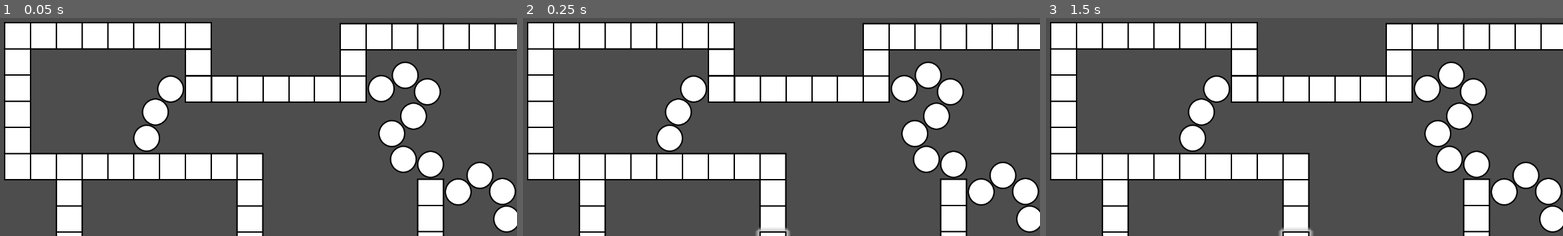
Above: before the commit, frames 1-3 (left to right).
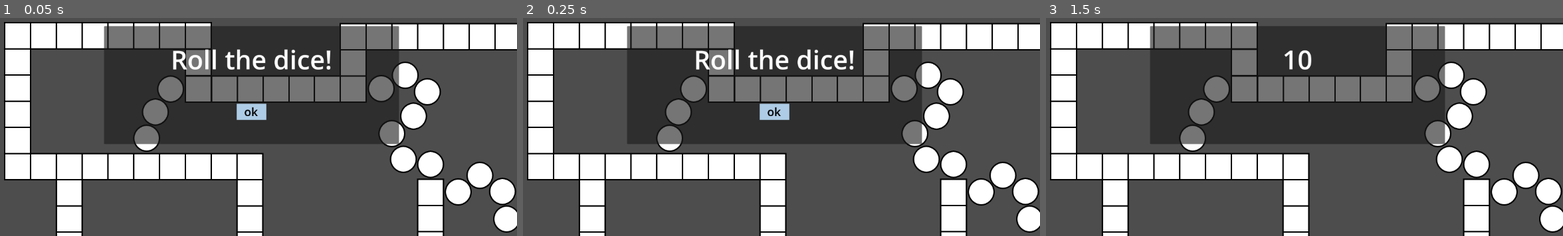
Above: after the commit, the same moments.

Repository: hfxbse/mparty
Game: Godot game, scene res://main/main.tscn
The game is run twice, just before and just after one commit, with the same random seed, the same clock (stepped at 60 frames per second) and the same inputs.
Inputs (mouse positions are in pixels of both pictures, inside the frame that each line leads up to):
- Up to frame 1 (0.05 s): no input
- Up to frame 2 (0.25 s): no input
- Up to frame 3 (1.5 s): click (1299, 111) at 0.5 s, where only the run after the commit has a clickable "ok"; tap Enter at 1.25 s

The runs differ from the first frame. In frame 1, 29% of the frame differs, in the area x 20-78%, y 3-59%; in frame 2, 29%; in frame 3, 29%, in the area x 20-78%, y 3-100%.
Error after the commit: Invalid type in function 'move' in base 'Node2D (Player)'. Cannot convert argument 1 from Nil to int. (res://main/main.gd:69)

Commit message:
Add menu_overlay

Diff:
--- a/dice/Dice.gd
+++ b/dice/Dice.gd
@@ -1,13 +1,14 @@
-extends Panel
+extends Control
 
-@onready var animation = $AnimationPlayer
-@onready var label = $Label
-@onready var button = $Button
+@onready var label = $Panel/Label
+@onready var button = $Panel/Button
+
+signal dice_number(dnumber: int)
 
 func _on_button_pressed():
 	var random = randi_range(1,12)
 
-	animation.play("popUpScale")
 	label.set_text(String("%d" % random))
-	animation.play("popUpScale")
+	dice_number.emit(random)
+
 	button.hide()
--- a/dice/Dice.tscn
+++ b/dice/Dice.tscn
@@ -32,6 +32,7 @@
 anchor_bottom = 1.0
 grow_horizontal = 2
 grow_vertical = 2
+script = ExtResource("1_2eigy")
 
 [node name="Panel" type="Panel" parent="."]
 layout_mode = 0
@@ -41,7 +42,6 @@
 offset_bottom = 521.0
 scale = Vector2(0.666667, 0.666667)
 pivot_offset = Vector2(336, 166)
-script = ExtResource("1_2eigy")
 
 [node name="Button" type="Button" parent="Panel"]
 layout_mode = 1
@@ -78,4 +78,5 @@
 "": SubResource("AnimationLibrary_d273h")
 }
 
+[connection signal="pressed" from="Panel/Button" to="." method="_on_button_pressed"]
 [connection signal="pressed" from="Panel/Button" to="Panel" method="_on_button_pressed" flags=18]
--- a/main/main.gd
+++ b/main/main.gd
@@ -12,6 +12,7 @@
 @onready var map = $Map
 @onready var start : Field = map.start
 @onready var currentPlayer: Player = $Player
+@onready var menu_overlay = $MenuOverlay
 
 @onready var players = []
 
@@ -19,6 +20,9 @@
 	var question_handler = preload("res://data_providers/resources/question_provider.tres")
 
 func _ready():
+	player_turn_begin.connect(menu_overlay.on_player_begin_turn)
+	menu_overlay.received_dice_number.connect(rollDice)
+
 	startGame(10, 3)
 
 
@@ -54,15 +58,14 @@
 
 
 func rollDice():
-## roll dice and return the eyecount
 	pass
 
 
 func playerTurn(player):
 	currentPlayer = player
 	player_turn_begin.emit(currentPlayer)
-	## var diceRoll = await rollDice()
-	var diceRoll = 3
+	var diceRoll = rollDice()
+	print(diceRoll)
 	await player.move(diceRoll)
 
 
--- a/main/main.tscn
+++ b/main/main.tscn
@@ -1,11 +1,14 @@
-[gd_scene load_steps=4 format=3 uid="uid://bwbwn4wc8mnyf"]
+[gd_scene load_steps=5 format=3 uid="uid://bwbwn4wc8mnyf"]
 
 [ext_resource type="Script" path="res://main/main.gd" id="1_5mwui"]
 [ext_resource type="PackedScene" uid="uid://bcs3nvv2okhry" path="res://map/map.tscn" id="2_n57xg"]
+[ext_resource type="PackedScene" uid="uid://b87k43gn00bjy" path="res://menu_overlay/menu_overlay.tscn" id="2_tj4n1"]
 [ext_resource type="PackedScene" uid="uid://c82nk64v2y7hl" path="res://player/player.tscn" id="3_kj1dm"]
 
 [node name="Node2" type="Node"]
 script = ExtResource("1_5mwui")
+
+[node name="MenuOverlay" parent="." instance=ExtResource("2_tj4n1")]
 
 [node name="Map" parent="." instance=ExtResource("2_n57xg")]
 position = Vector2(-54, 156)
--- /dev/null
+++ b/menu_overlay/menu_overlay.gd
@@ -0,0 +1,17 @@
+extends CanvasLayer
+
+var dice_menu
+var current_player: Player
+
+signal received_dice_number(dnumber: int, player: Player)
+
+func _ready():
+	dice_menu = preload("res://dice/Dice.tscn").instantiate()
+	dice_menu.dice_number.connect(_on_dice_number)
+
+func on_player_begin_turn(player: Player):
+	current_player = player
+	add_child(dice_menu)
+
+func _on_dice_number(dnumber: int):
+	received_dice_number.emit(dnumber, current_player)
--- /dev/null
+++ b/menu_overlay/menu_overlay.tscn
@@ -0,0 +1,6 @@
+[gd_scene load_steps=2 format=3 uid="uid://b87k43gn00bjy"]
+
+[ext_resource type="Script" path="res://menu_overlay/menu_overlay.gd" id="1_jb0w6"]
+
+[node name="MenuOverlay" type="CanvasLayer"]
+script = ExtResource("1_jb0w6")
